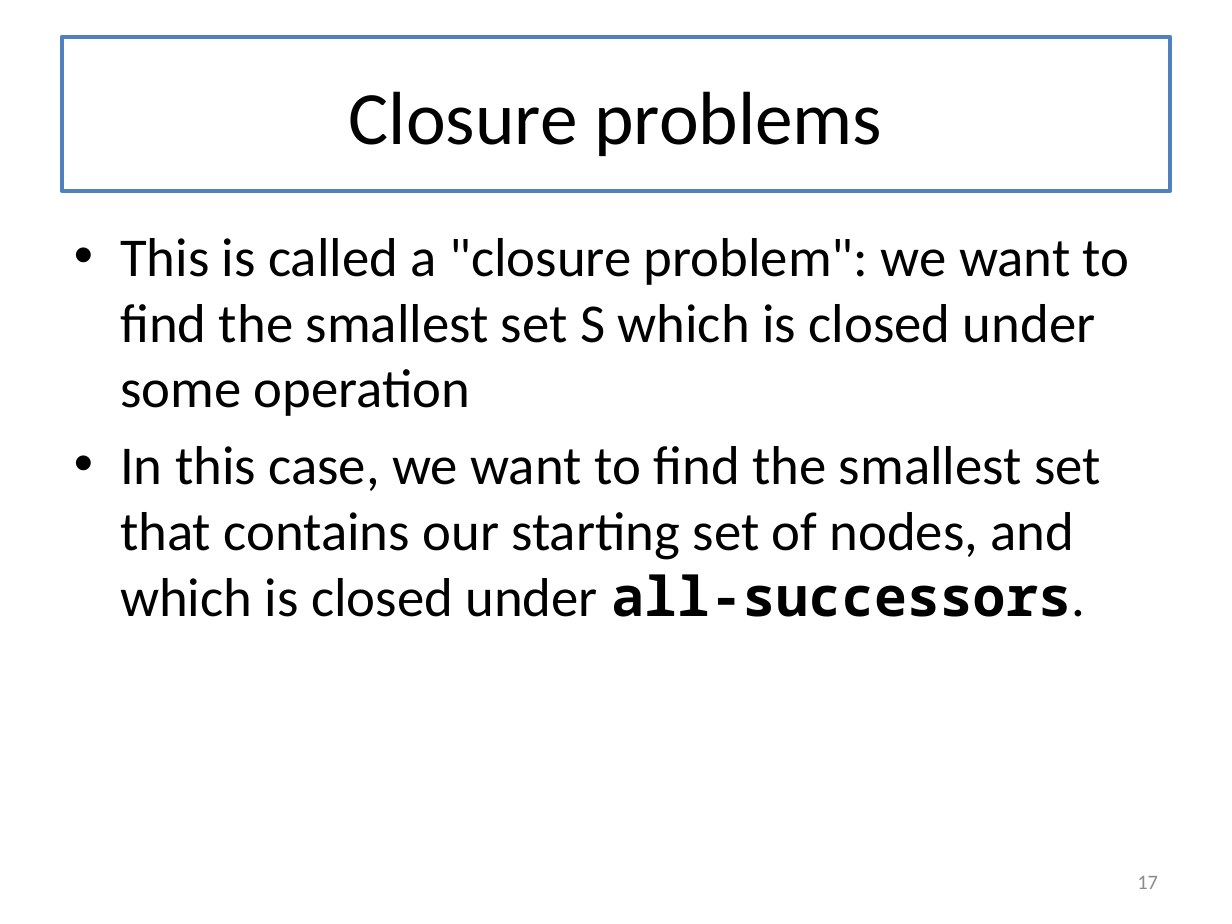
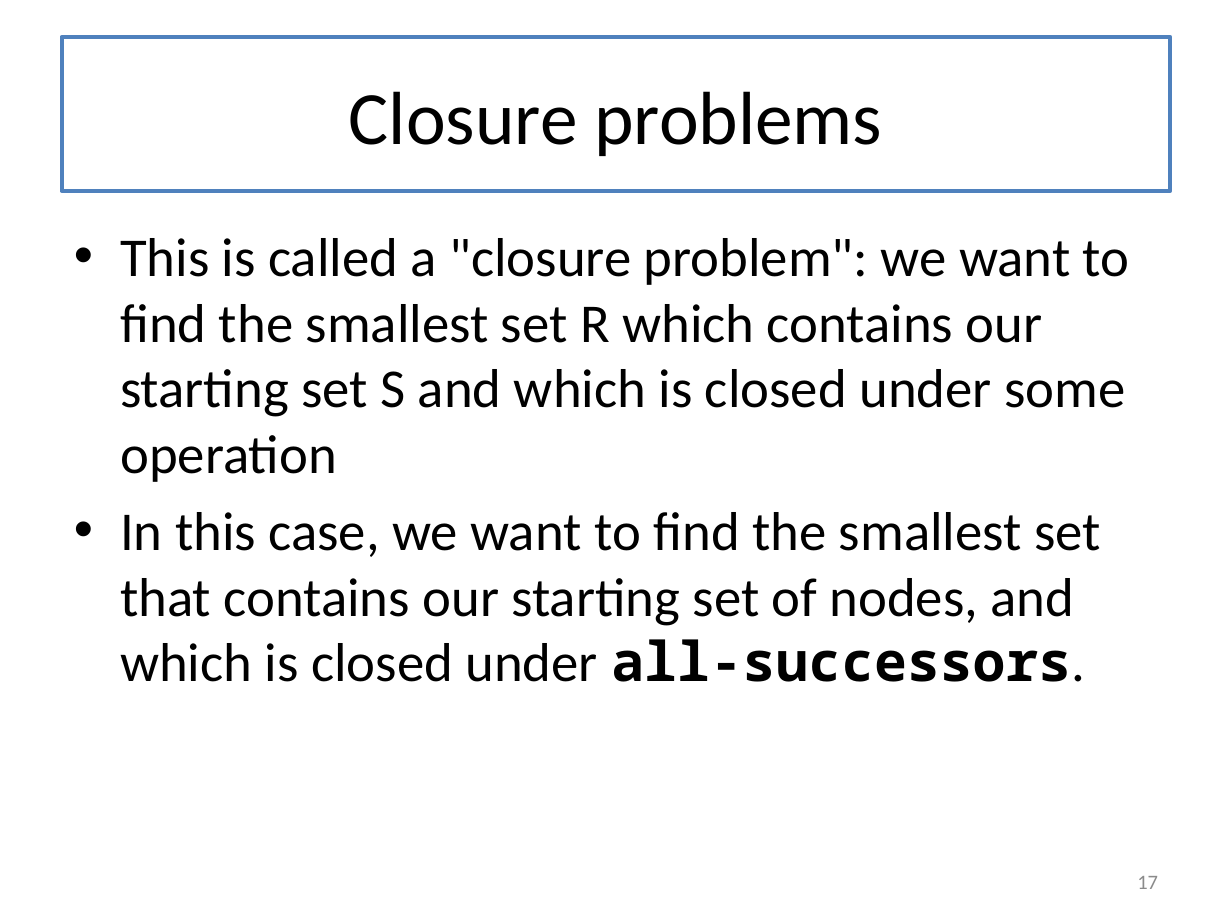
Before and after one commit to mwand/cs5010f16, a slide deck: slide 17 of Slides/Lesson 8.4 Searching in a Graph.pptx. Drawn at 1232x924 pixels with LibreOffice and Linux fonts; fonts in the diff are those of the drawing. Boxes give left, top, right and bottom in pixels: in the first picture for what was removed or moved away, otherwise in the second. Text is boxed around its words. In the diff, an @@ line names an element or a change of style, - is before the commit and + after.

Commit message:
fixed typo in gp08-3, updating slides for Modules 8-9

```diff
--- a/Slides/Lesson 8.4 Searching in a Graph.pptx
+++ b/Slides/Lesson 8.4 Searching in a Graph.pptx
@@ text at <box>120,238,1130,482</box>: text changed @@
-• This is called a "closure problem": we want to find the smallest set S which is closed under some operation
+• This is called a "closure problem": we want to find the smallest set R which contains our starting set S and which is closed under some operation
```
Also in this commit, not shown: 3 other slides changed, 10 other files.
